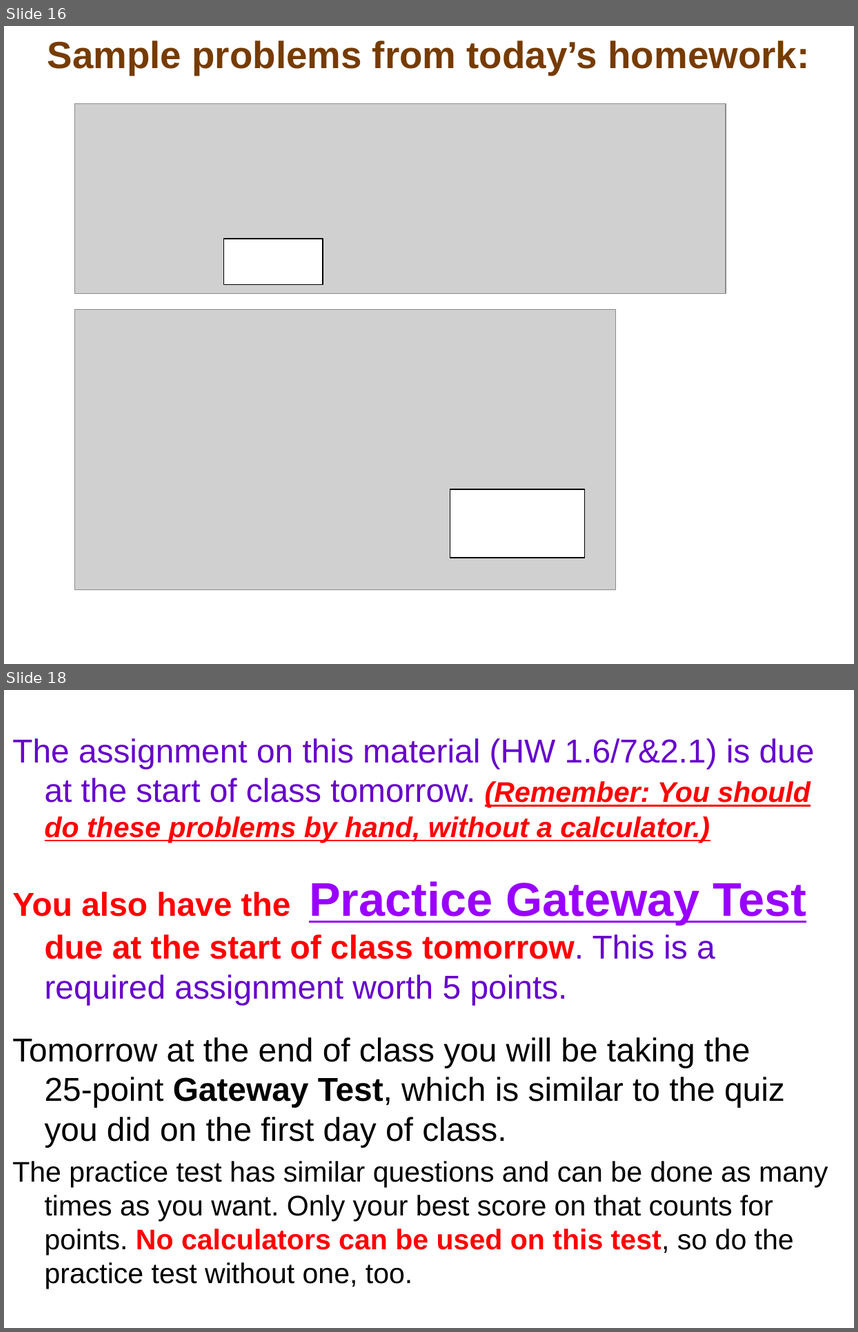
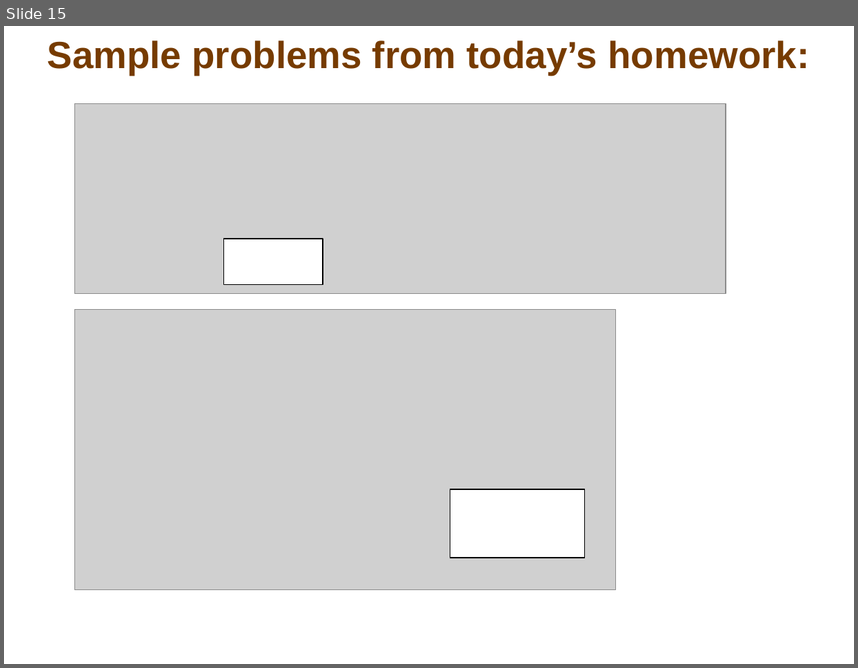
Before and after one commit to tyler-skorczewski-math/tyler-skorczewski-math.github.io, a slide deck: math90/Math90Lecture_1_6-7_2-1.pptx. Shown one above the other, each under a label of ours: slides 16 and 18 before the commit, slide 15 after it; the slides between them are not shown. The pictures are 858x1332 and 858x668 pixels, drawn with LibreOffice and Linux fonts; fonts in the diff are those of the drawing; grey boxes stand for pictures. Boxes give left, top, right and bottom in pixels: in the first picture for what was removed or moved away, otherwise in the second. Text is boxed around its words. In the diff, an @@ line names an element or a change of style, - is before the commit and + after.

```diff
--- a/math90/Math90Lecture_1_6-7_2-1.pptx
+++ b/math90/Math90Lecture_1_6-7_2-1.pptx
@@ slide 18 removed at (x1=4, y1=690, x2=854, y2=1328), background #FFFFFF @@
@@ text removed at (x1=12, y1=738, x2=828, y2=1289) @@
-The assignment on this material (HW 1.6/7&2.1) is due at the start of class tomorrow. (Remember: You should do these problems by hand, without a calculator.)
-You also have the Practice Gateway Test due at the start of class tomorrow. This is a required assignment worth 5 points.
-Tomorrow at the end of class you will be taking the 25-point Gateway Test, which is similar to the quiz you did on the first day of class.
-The practice test has similar questions and can be done as many times as you want. Only your best score on that counts for points. No calculators can be used on this test, so do the practice test without one, too.
@@ what was slide 16 is now slide 15 @@
```
Also in this commit, not shown: 3 other slides removed, 6 other files.
